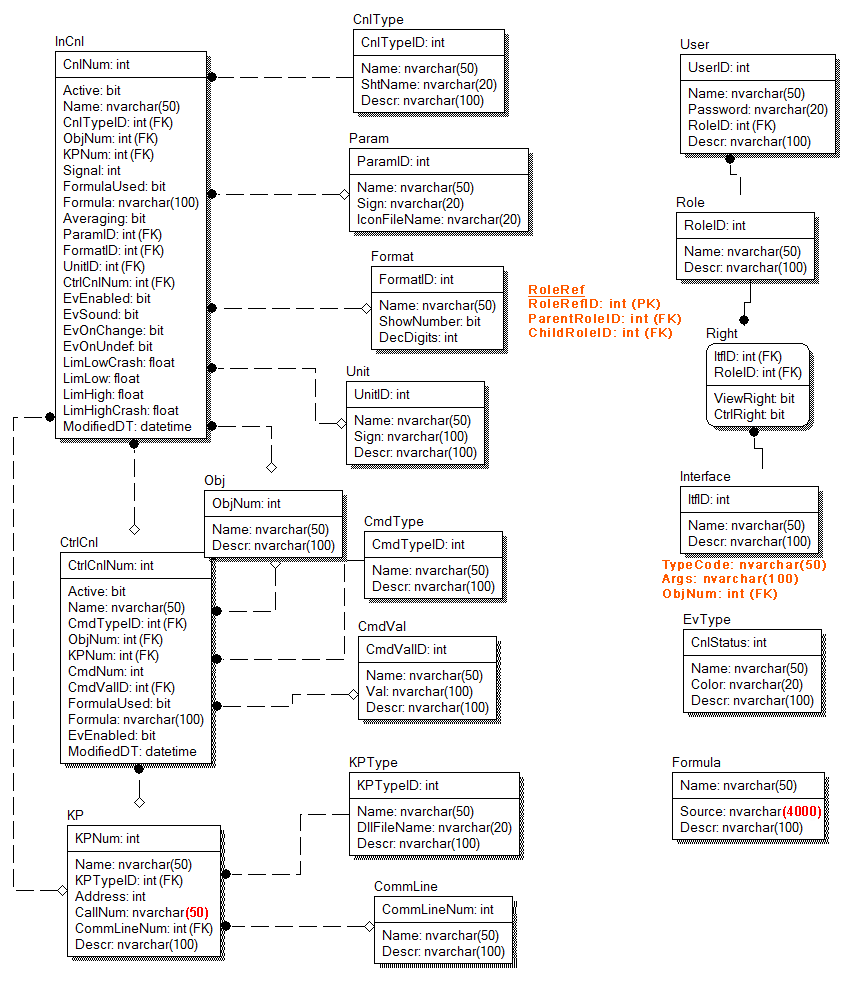
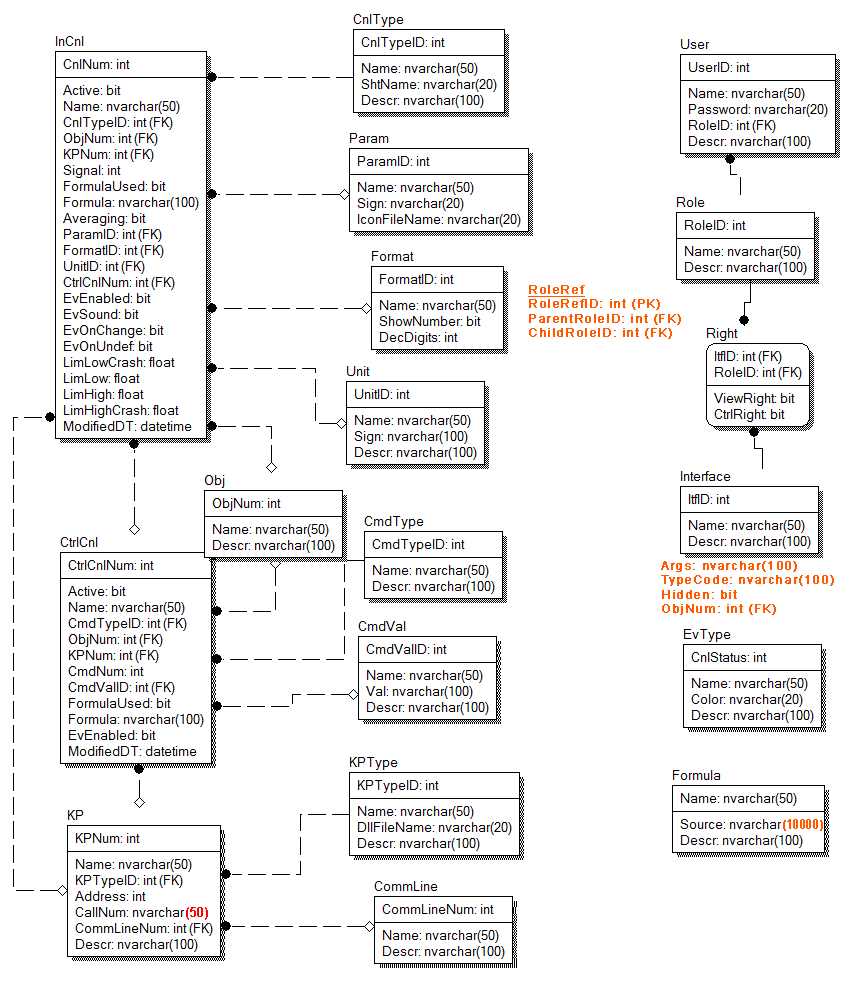
Before/after of a (841, 981) layered artwork. What changed in the layer stack:
painted on "Interface" over 661, 560, 834, 615
added layer "(10000)" above "Background" over 783, 819, 823, 831
painted on "Background" over 672, 614, 829, 857
